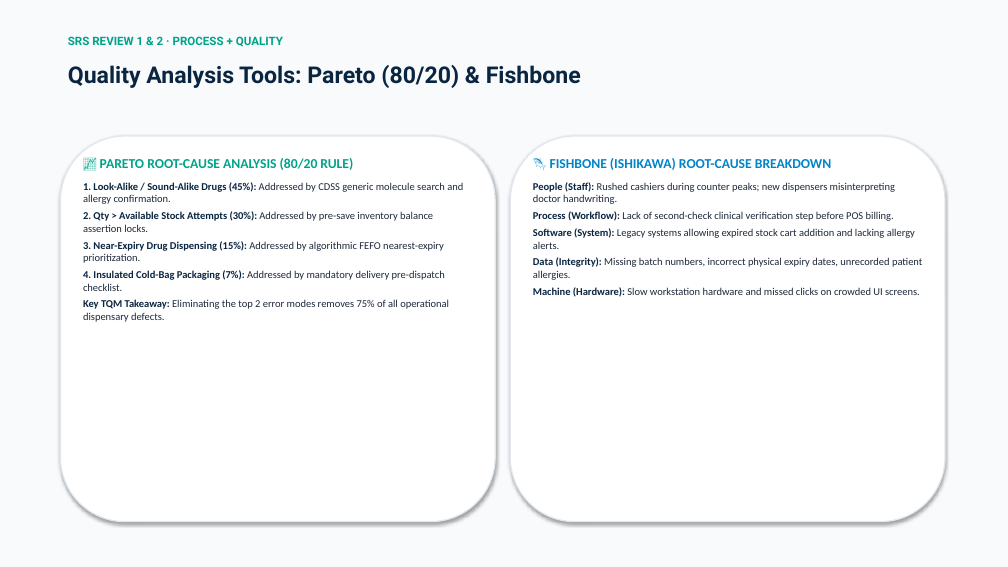
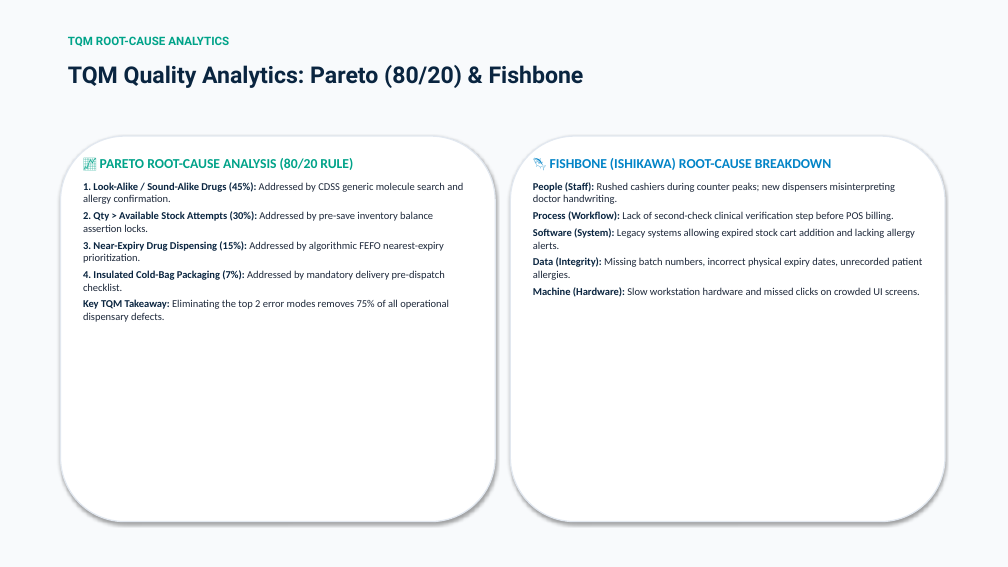
Before and after one commit to Piyush7251/Pharmacy_Management_System, a slide deck: slide 14 of TQM_Pharm_Presentation_Piyush_Bhatt.pptx (slide 13 before the commit). Drawn at 1008x567 pixels with LibreOffice and Linux fonts; fonts in the diff are those of the drawing. Boxes give left, top, right and bottom in pixels: in the first picture for what was removed or moved away, otherwise in the second. Text is boxed around its words. In the diff, an @@ line names an element or a change of style, - is before the commit and + after.

```diff
--- a/TQM_Pharm_Presentation_Piyush_Bhatt.pptx
+++ b/TQM_Pharm_Presentation_Piyush_Bhatt.pptx
@@ text at <box>68,36,229,46</box>: text changed @@
-SRS REVIEW 1 & 2 · PROCESS + QUALITY
+TQM ROOT-CAUSE ANALYTICS
@@ text at <box>68,65,584,88</box>: text changed @@
-Quality Analysis Tools: Pareto (80/20) & Fishbone
+TQM Quality Analytics: Pareto (80/20) & Fishbone
```
Also in this commit, not shown: 10 other slides changed, 7 slides added, 7 slides removed, 3 other files.
